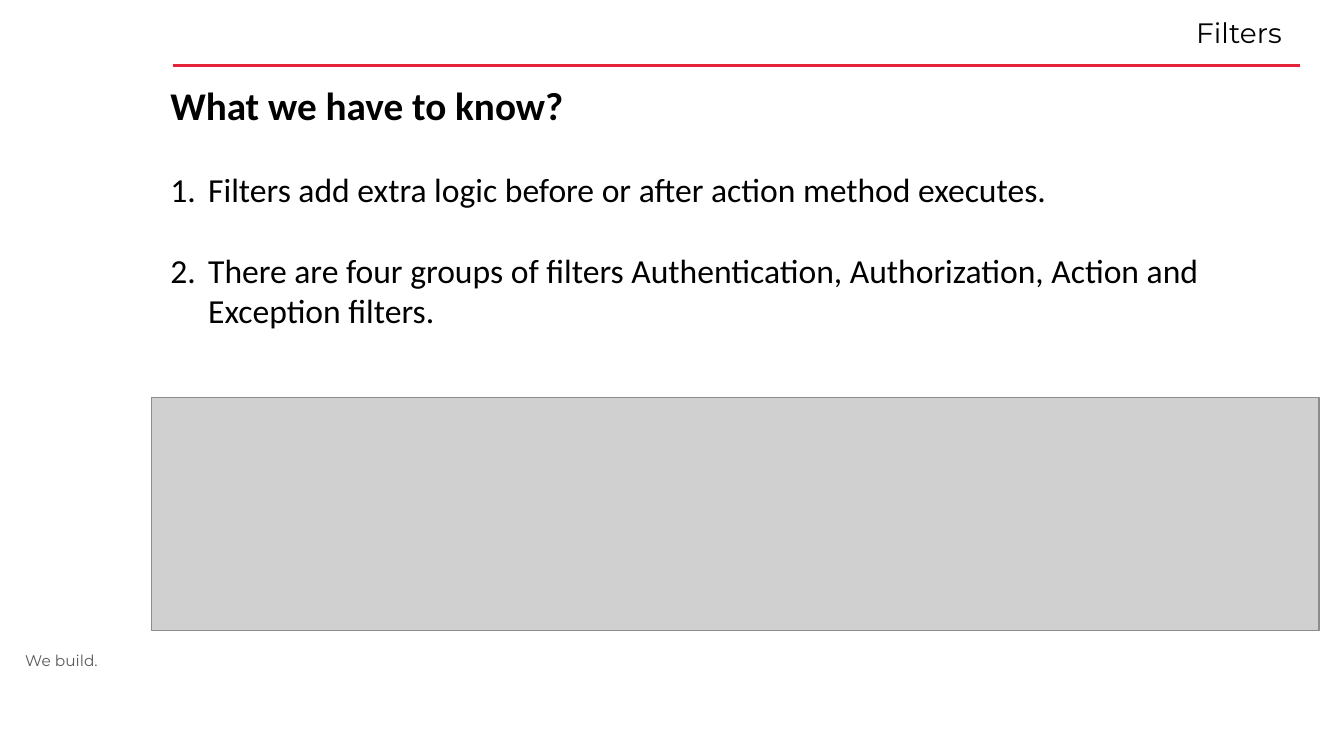
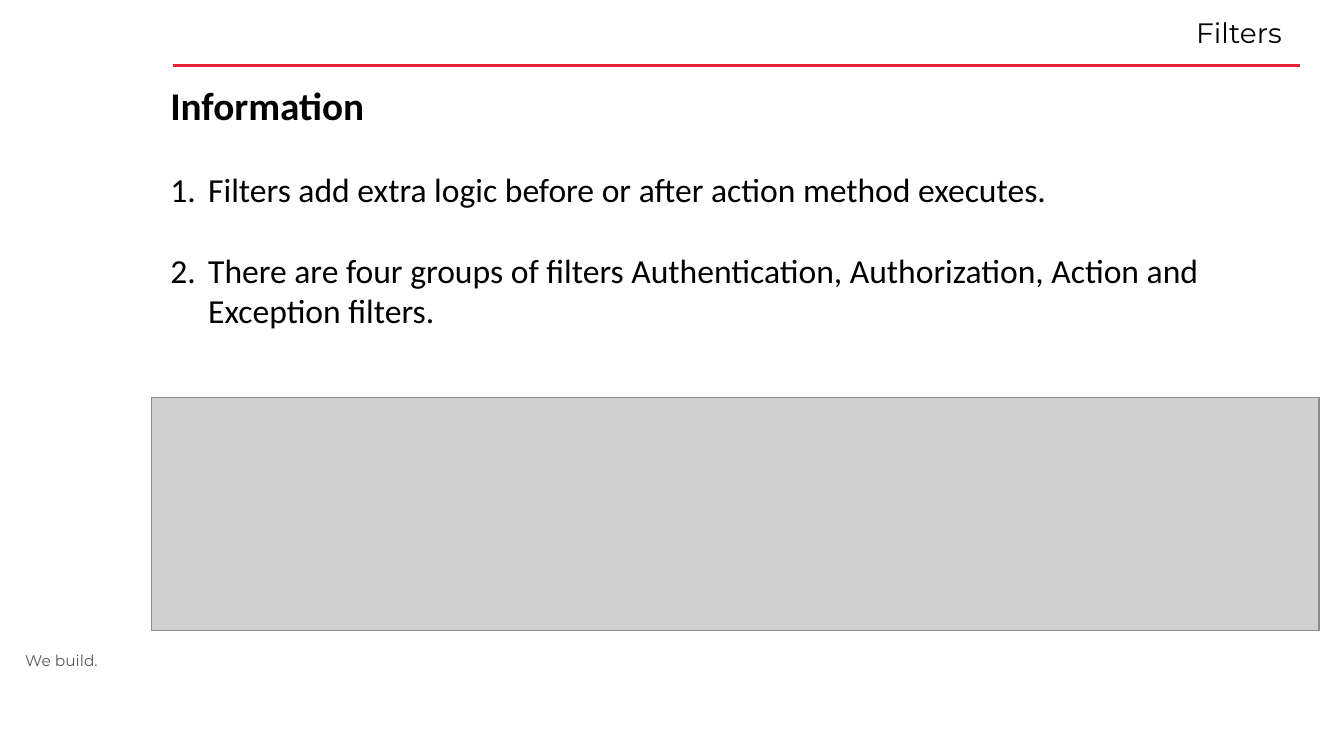
Before and after one commit to VladimirDimov/Learning, a slide deck: slide 18 of ASP_ExtensionPoints/Presentation/WebAPI.pptx. Drawn at 1344x756 pixels with LibreOffice and Linux fonts; fonts in the diff are those of the drawing; grey boxes stand for pictures; background and template pictures are left out. Boxes give left, top, right and bottom in pixels: in the first picture for what was removed or moved away, otherwise in the second. Text is boxed around its words. In the diff, an @@ line names an element or a change of style, - is before the commit and + after.

```diff
--- a/ASP_ExtensionPoints/Presentation/WebAPI.pptx
+++ b/ASP_ExtensionPoints/Presentation/WebAPI.pptx
@@ text at bbox=[170, 92, 364, 121]: text changed @@
-What we have to know?
+Information
```
Also in this commit, not shown: 4 other slides changed, 36 other files.
